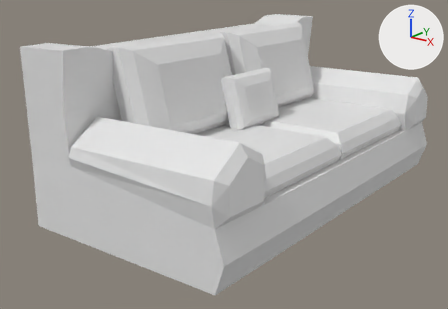
Two versions of the Blender file Blender files/couch.blend, one commit apart.
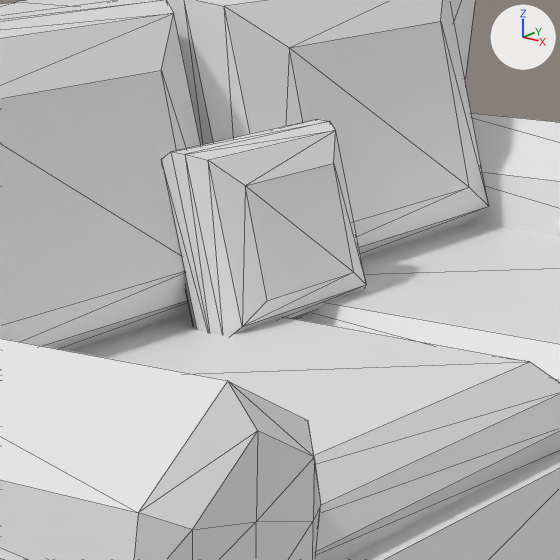
Old and new are each drawn whole from a 50 mm camera at (5.99, -5.81, 3.51) aimed at (0.33, 1.55, 0.68) and again close up on the part from 39% to 75% of the width and 11% to 63% of the height. Arrows for +X, +Y and +Z are at upper right; the lights stay in place. The close-ups show mesh edges as thin lines.

The scene before the commit, as lines of its bpy script (objects in view):
```python
me_cube = bpy.data.meshes.new('Cube')
me_cube.from_pydata(...)  # 124 vertices, 244 faces; spans x -1.02..2.29, y -1.05..5.07, z -1.0..1.56
me_cube.materials.append(mat_material)  # white #e7e7e7
me_cube_004 = bpy.data.meshes.new('Cube.004')
me_cube_004.from_pydata(...)  # 24 vertices, 44 faces; spans x -1.18..1.18, y -1.14..1.14, z -1.0..1.41
me_cube_007 = bpy.data.meshes.new('Cube.007')
me_cube_007.from_pydata(...)  # 24 vertices, 44 faces; spans x -1.18..1.18, y -1.14..1.14, z -1.0..1.41
ob_couch = bpy.data.objects.new('Couch', me_cube)
ob_couch.location = (0.0, 0.0, 1.0)
ob_cushion3 = bpy.data.objects.new('Cushion3', me_cube_004)
ob_cushion3.location = (-0.005, 0.905, 1.778)
ob_cushion3.rotation_euler = (0.0, -1.833, 0.0)  # degrees (0, -105, 0)
ob_cushion3.scale = (0.62, 0.979, -0.246)
ob_tinypillow = bpy.data.objects.new('TinyPillow', me_cube_007)
ob_tinypillow.location = (0.488, 2.031, 1.497)
ob_tinypillow.rotation_euler = (0.0, -1.833, 0.0)  # degrees (0, -105, 0)
ob_tinypillow.scale = (0.364, 0.493, -0.133)
# also in view: 'Cushion2' at (0.91, 3.22, 0.9); 'Cushion' at (0.91, 0.89, 0.9); 'Cushion4' at (0.02, 3.24, 1.78)
```
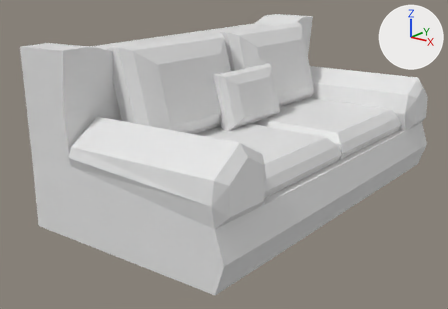
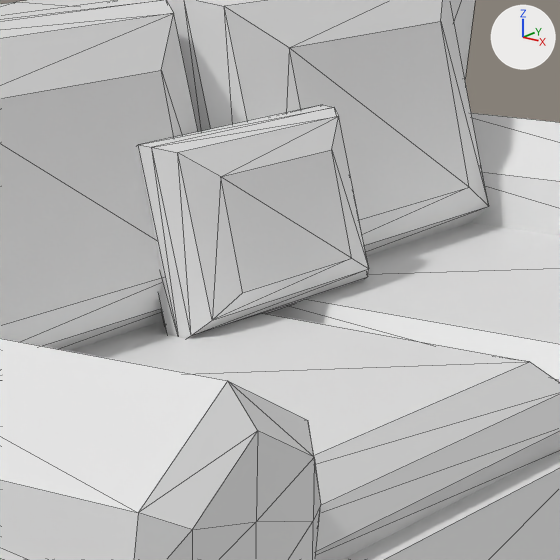
Location of each change, [x1, y1, x2, y2] in pixels of the close-ups (560 x 560 px):
'TinyPillow', moved, rescaled (14% wider, 8% taller)
    before: [162, 119, 366, 335]
    after: [137, 105, 369, 338]

What changed in the scene script:
```text
Change ob_tinypillow:
    ob_tinypillow.location: (0.488, 2.031, 1.497) -> (0.42, 2.031, 1.539)
    ob_tinypillow.scale: (0.364, 0.493, -0.133) -> (0.364, 0.618, -0.133)
```
